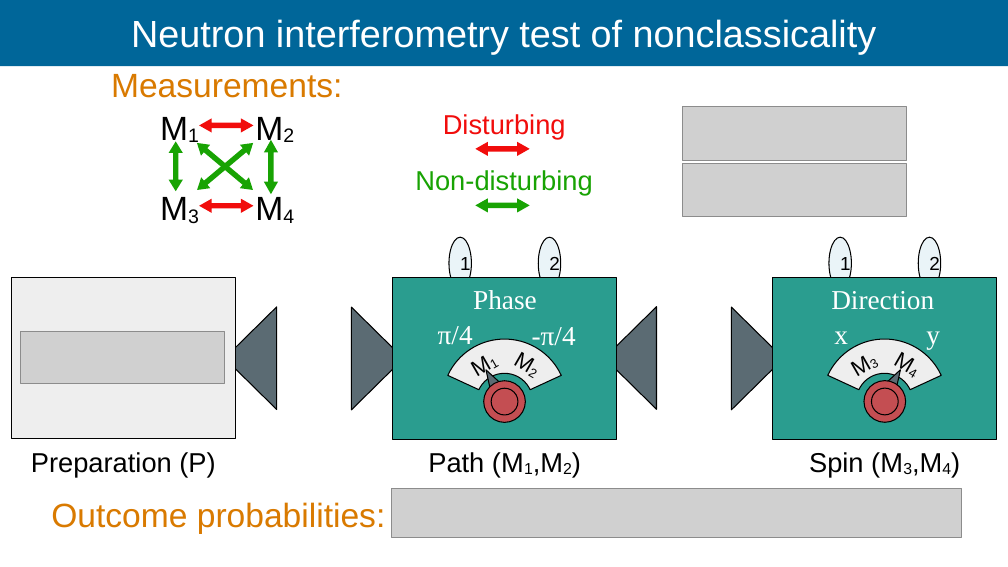
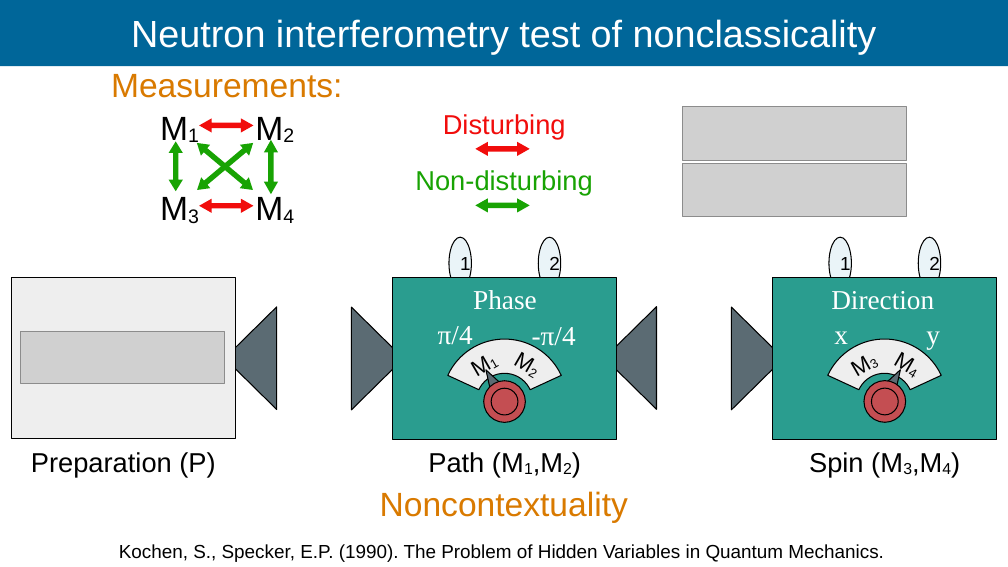
Before and after one commit to Ismaele-vincent/PhD, a slide deck: slide 62 of 2026/Talks/ILL Seminar/ILL seminar 2026 ver3.odp (slide 63 before the commit). Drawn at 1008x567 pixels with LibreOffice and Linux fonts; fonts in the diff are those of the drawing; grey boxes stand for pictures; background and template pictures are left out. Boxes give left, top, right and bottom in pixels: in the first picture for what was removed or moved away, otherwise in the second. Text is boxed around its words. In the diff, an @@ line names an element or a change of style, - is before the commit and + after.

```diff
--- a/2026/Talks/ILL Seminar/ILL seminar 2026 ver3.odp
+++ b/2026/Talks/ILL Seminar/ILL seminar 2026 ver3.odp
@@ text removed at (x1=51, y1=502, x2=386, y2=533) @@
-Outcome probabilities:
@@ text added at (x1=380, y1=491, x2=628, y2=522), 32 pt, text #D97A00 @@
+Noncontextuality
@@ picture removed at (x1=391, y1=488, x2=962, y2=537) @@
@@ text added at (x1=119, y1=544, x2=884, y2=562), 18 pt, text #000000 @@
+Kochen, S., Specker, E.P. (1990). The Problem of Hidden Variables in Quantum Mechanics.
```
Also in this commit, not shown: 7 other slides changed, 12 slides added, 12 slides removed, 2 other files.
